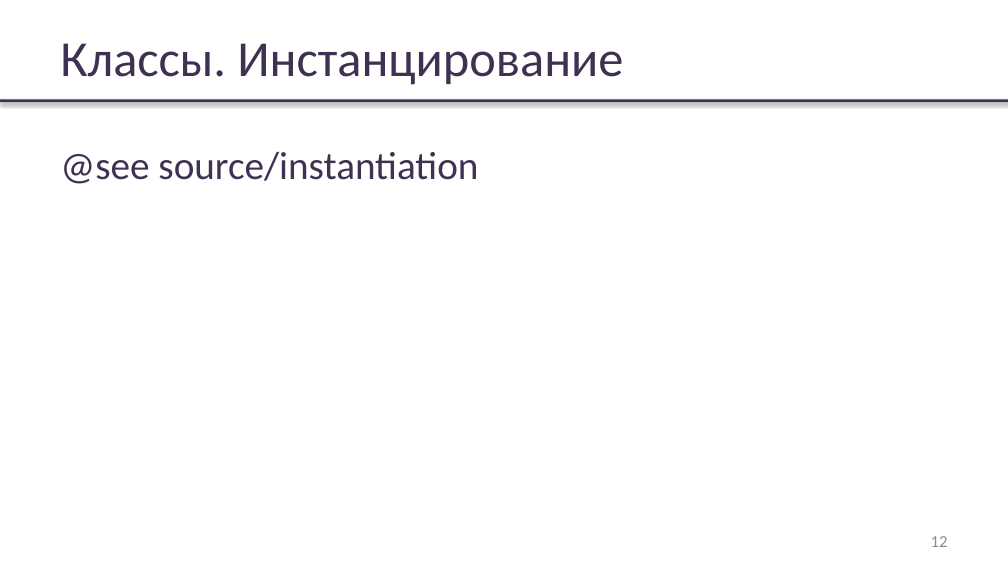
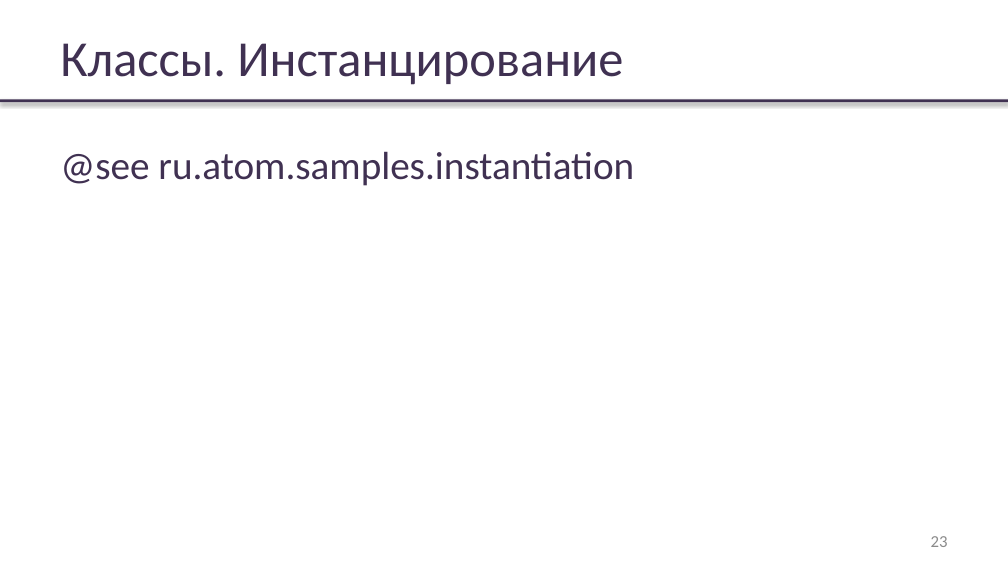
Before and after one commit to rybalkinsd/atom, a slide deck: slide 23 of lecture2/presentation/lecture02.pptx (slide 12 before the commit). Drawn at 1008x567 pixels with LibreOffice and Linux fonts; fonts in the diff are those of the drawing; background and template pictures are left out. Boxes give left, top, right and bottom in pixels: in the first picture for what was removed or moved away, otherwise in the second. Text is boxed around its words. In the diff, an @@ line names an element or a change of style, - is before the commit and + after.

```diff
--- a/lecture2/presentation/lecture02.pptx
+++ b/lecture2/presentation/lecture02.pptx
@@ text at <box>60,151,634,186</box>: text changed @@
-@see source/instantiation
+@see ru.atom.samples.instantiation
@@ page number at <box>931,536,948,547</box>: text changed @@
-12
+23
```
Also in this commit, not shown: 9 other slides changed, 24 slides added, 26 slides removed, 3 other files.
